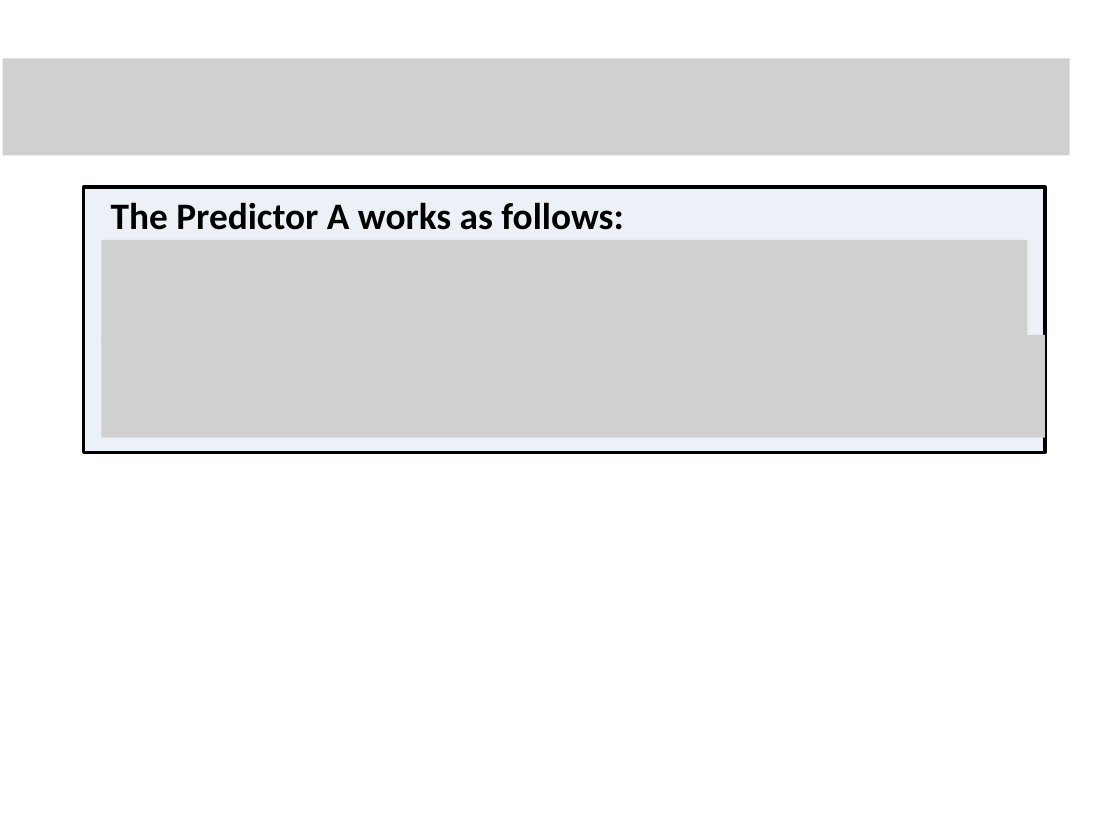
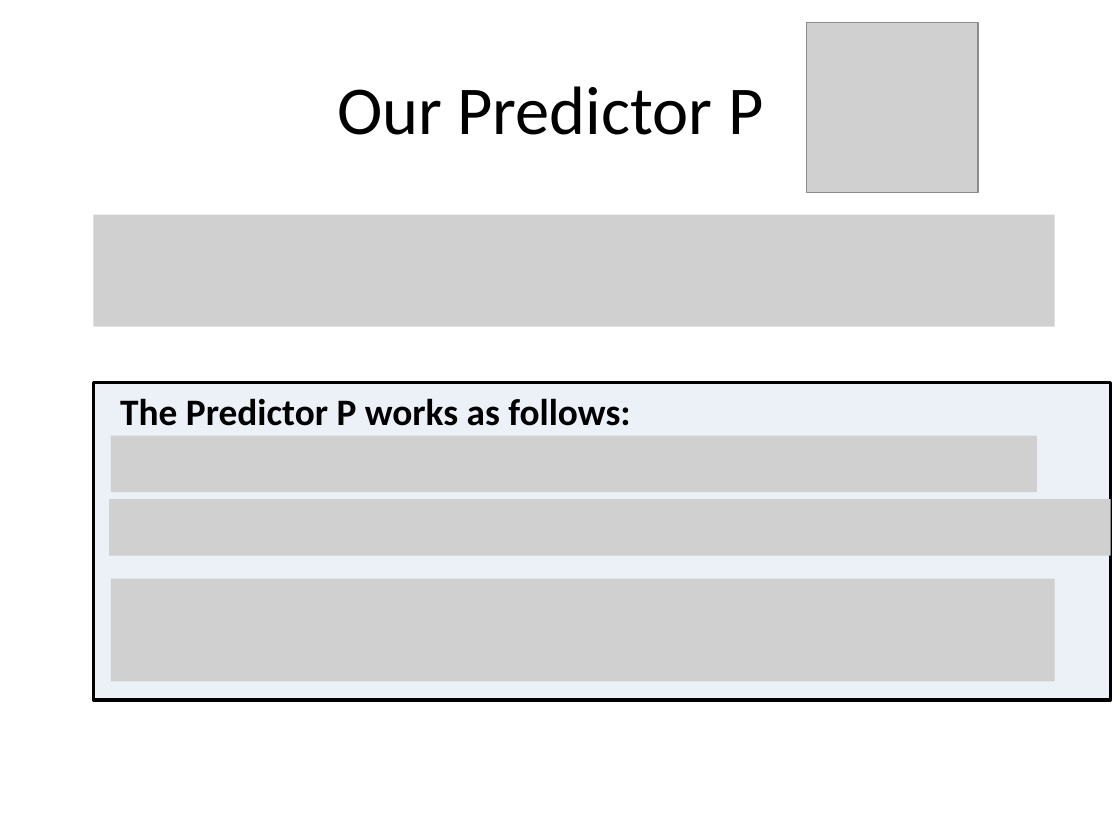
Before and after one commit to mit6875/mit6875.github.io, a slide deck: slide 22 of SLIDES/lec3.pptx (slide 29 before the commit). Drawn at 1120x840 pixels with LibreOffice and Linux fonts; fonts in the diff are those of the drawing; grey boxes stand for pictures. Boxes give left, top, right and bottom in pixels: in the first picture for what was removed or moved away, otherwise in the second. Text is boxed around its words. In the diff, an @@ line names an element or a change of style, - is before the commit and + after.

Commit message:
Add lecture 3

```diff
--- a/SLIDES/lec3.pptx
+++ b/SLIDES/lec3.pptx
@@ picture added at [806,22,978,192] @@
@@ picture removed at [2,58,1070,156] @@
@@ title added at [337,86,763,135], 44 pt, text #000000 @@
+Our Predictor P
@@ picture: place and size @@
-picture at [102,240,1028,342]
+picture at [93,215,1054,327]
@@ picture removed at [102,335,1046,438] @@
@@ rectangle: place and size @@
-rectangle at [84,187,1045,452]
+rectangle at [93,383,1110,700]
@@ text at [120,398,630,426]: text changed @@
-The Predictor A works as follows:
+The Predictor P works as follows:
@@ picture added at [111,436,1037,492] @@
@@ picture added at [109,500,1110,556] @@
@@ picture added at [111,579,1055,682] @@
```
Also in this commit, not shown: 2 other slides changed, 41 slides added, 40 slides removed, 1 other file.
